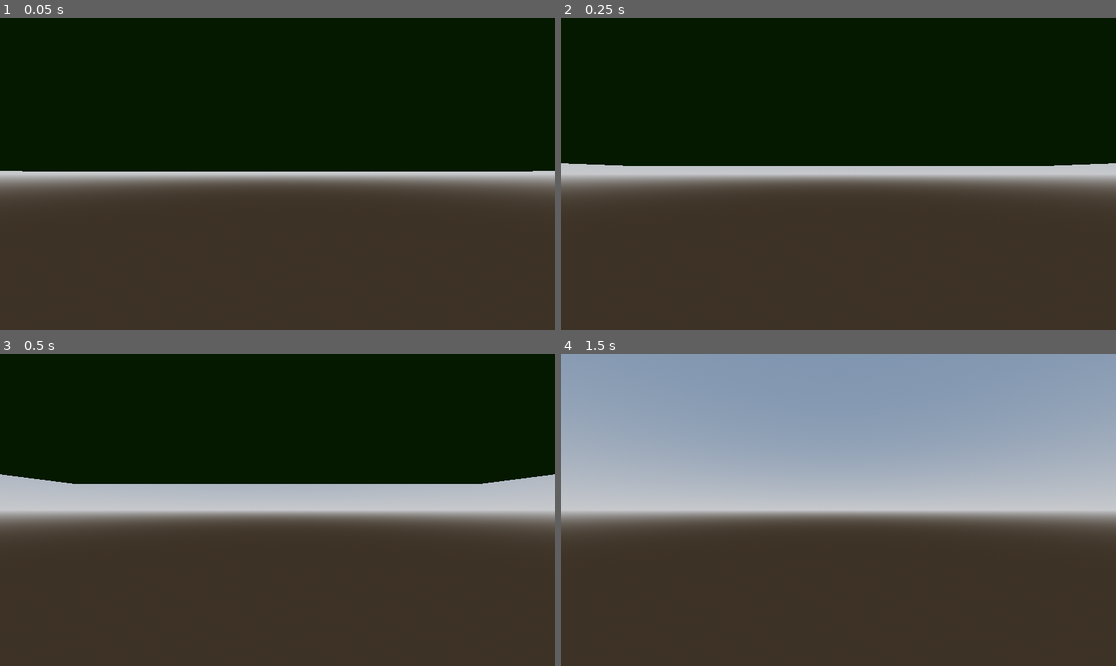
Above: before the commit, frames 1-4 (two rows, left to right).
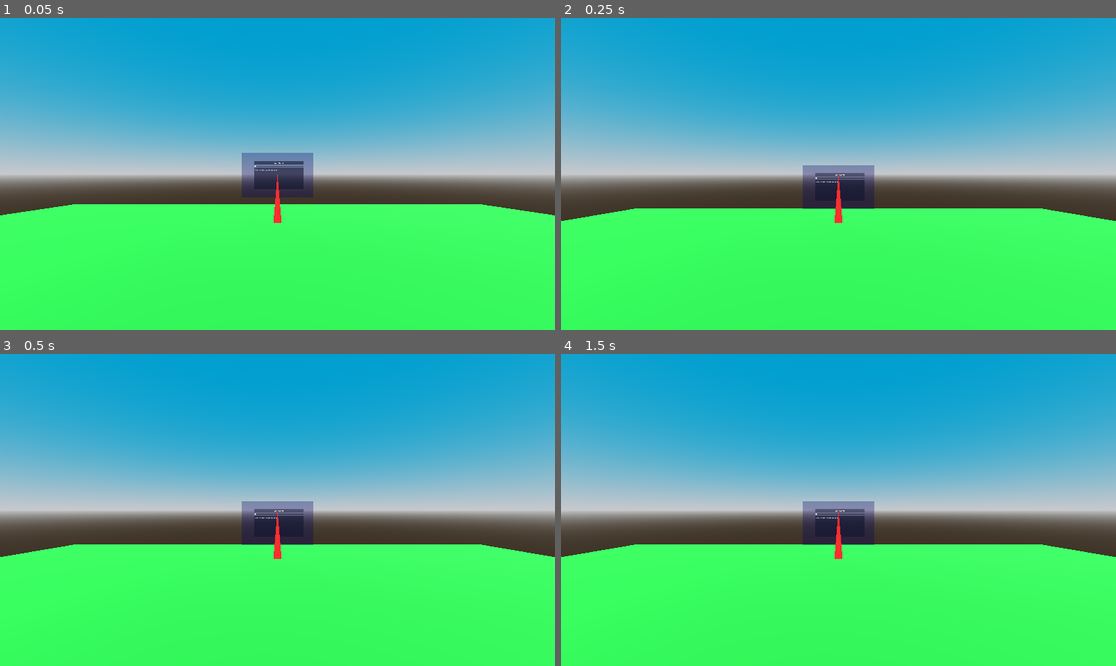
Above: after the commit, the same moments.

Repository: Liffim/Godot-VR-Tower-Archer-Defend
Game: Godot game, scene res://main.tscn
Two runs of this game, one before a commit and one after it. Both use one fixed random seed, a clock stepped at 60 frames per second and the inputs below.
Inputs (mouse positions are in pixels of both pictures, inside the frame that each line leads up to):
- Up to frame 1 (0.05 s): no input
- Up to frame 2 (0.25 s): no input
- Up to frame 3 (0.5 s): no input
- Up to frame 4 (1.5 s): tap Enter at 0.5 s; move the mouse to (960, 494) at 0.52 s; click (960, 494) at 0.67 s; drag from (727, 525) to (810, 572) at 1.27 s

The runs differ from the first frame. In frame 1, 90% of the frame differs, in the area x 0-100%, y 0-100%; in frame 2, 87%; in frame 3, 85%; in frame 4, 85%.

Commit message:
practice map thingy + main menu

Diff:
--- a/up_tower_defense/MainMenu.tscn
+++ b/up_tower_defense/MainMenu.tscn
@@ -8,21 +8,28 @@
 [ext_resource type="PackedScene" uid="uid://blchhtcti1jek" path="res://Objects/Campfire.tscn" id="6_0icqi"]
 [ext_resource type="PackedScene" uid="uid://buvwpip4pcfdx" path="res://Objects/Target.tscn" id="7_4ldvj"]
 [ext_resource type="PackedScene" uid="uid://c0g5566vhyejp" path="res://Objects/target_tp.tscn" id="8_0qtk0"]
+[ext_resource type="PackedScene" uid="uid://ud78ce4v4axw" path="res://tooltip.tscn" id="9_ll0nv"]
 
-[sub_resource type="ProceduralSkyMaterial" id="ProceduralSkyMaterial_vco31"]
-sky_horizon_color = Color(0.64625, 0.65575, 0.67075, 1)
-ground_horizon_color = Color(0.64625, 0.65575, 0.67075, 1)
+[sub_resource type="ProceduralSkyMaterial" id="ProceduralSkyMaterial_nnb03"]
+sky_top_color = Color(7.83163e-05, 0.00011725, 0.000187191, 1)
+sky_horizon_color = Color(0, 0, 0, 1)
+sky_curve = 1.81886
+sky_cover_modulate = Color(0, 0, 0, 1)
+ground_bottom_color = Color(0, 0, 0, 1)
+ground_horizon_color = Color(0, 0, 0, 1)
+ground_curve = 0.422243
 
-[sub_resource type="Sky" id="Sky_ivwns"]
-sky_material = SubResource("ProceduralSkyMaterial_vco31")
+[sub_resource type="Sky" id="Sky_18tdg"]
+sky_material = SubResource("ProceduralSkyMaterial_nnb03")
 
 [sub_resource type="Environment" id="Environment_be404"]
-background_mode = 2
-sky = SubResource("Sky_ivwns")
+background_mode = 1
+sky = SubResource("Sky_18tdg")
 tonemap_mode = 2
+fog_light_color = Color(0, 0, 0, 1)
 
 [sub_resource type="BoxShape3D" id="BoxShape3D_p0igd"]
-size = Vector3(5, 0.1, 5)
+size = Vector3(20, 0.1, 20)
 
 [sub_resource type="StandardMaterial3D" id="StandardMaterial3D_5obug"]
 albedo_color = Color(0.129412, 0.47451, 0.117647, 1)
@@ -30,6 +37,9 @@
 [sub_resource type="BoxMesh" id="BoxMesh_vj4n6"]
 material = SubResource("StandardMaterial3D_5obug")
 size = Vector3(20, 0.1, 20)
+
+[sub_resource type="BoxShape3D" id="BoxShape3D_tu4ry"]
+size = Vector3(0.1, 5, 7)
 
 [node name="MainMenu" type="Node3D"]
 script = ExtResource("1_rwmnq")
@@ -39,21 +49,39 @@
 
 [node name="DirectionalLight3D" type="DirectionalLight3D" parent="."]
 transform = Transform3D(-0.866023, -0.433016, 0.250001, 0, 0.499998, 0.866027, -0.500003, 0.749999, -0.43301, 0, 0, 0)
-light_energy = 0.192
+light_color = Color(0, 0, 0, 1)
 
 [node name="StaticBody3D" type="StaticBody3D" parent="."]
 transform = Transform3D(1, 0, 0, 0, 1, 0, 0, 0, 1, 0, -0.05, 0)
 
 [node name="CollisionShape3D" type="CollisionShape3D" parent="StaticBody3D"]
+transform = Transform3D(1.00411, 0, 0, 0, 1.00411, 0, 0, 0, 1.00411, 0, 0, 0)
 shape = SubResource("BoxShape3D_p0igd")
 
 [node name="MeshInstance3D" type="MeshInstance3D" parent="StaticBody3D/CollisionShape3D"]
 mesh = SubResource("BoxMesh_vj4n6")
 
+[node name="CollisionShape3D2" type="CollisionShape3D" parent="StaticBody3D"]
+transform = Transform3D(1, 0, 0, 0, 1, 0, 0, 0, 1, -3.5, 0, 0)
+shape = SubResource("BoxShape3D_tu4ry")
+
+[node name="CollisionShape3D3" type="CollisionShape3D" parent="StaticBody3D"]
+transform = Transform3D(-4.37114e-08, 0, 1, 0, 1, 0, -1, 0, -4.37114e-08, 0, 0, 3.5)
+shape = SubResource("BoxShape3D_tu4ry")
+
+[node name="CollisionShape3D4" type="CollisionShape3D" parent="StaticBody3D"]
+transform = Transform3D(1, 0, 0, 0, 1, 0, 0, 0, 1, 3.5, 0, 0)
+shape = SubResource("BoxShape3D_tu4ry")
+
+[node name="CollisionShape3D5" type="CollisionShape3D" parent="StaticBody3D"]
+transform = Transform3D(-4.37114e-08, 0, 1, 0, 1, 0, -1, 0, -4.37114e-08, 0, 0, -3.5)
+shape = SubResource("BoxShape3D_tu4ry")
+
 [node name="XROrigin3D" parent="." instance=ExtResource("1_o8up7")]
+transform = Transform3D(1, 0, 0, 0, 1, 0, 0, 0, 1, 0, 0, 1.18573)
 
 [node name="Tent" parent="." instance=ExtResource("3_6qhgx")]
-transform = Transform3D(-0.312335, 0, -0.949972, 0, 1, 0, 0.949972, 0, -0.312335, 2.6, 0.147, -4.997)
+transform = Transform3D(-0.716497, 0, -0.69759, 0, 1, 0, 0.69759, 0, -0.716497, 3.1765, 0.147, -2.54186)
 
 [node name="Viewport2Din3D" parent="Tent" instance=ExtResource("4_olp4n")]
 transform = Transform3D(-5.96046e-08, 0, 1, 0, 1, 0, -1, 0, -5.96046e-08, 1.80446, 0.853132, 0.0921516)
@@ -61,14 +89,58 @@
 transparent = 2
 alpha_scissor_threshold = 1.0
 
+[node name="Tooltip" parent="Tent/Viewport2Din3D" instance=ExtResource("9_ll0nv")]
+transform = Transform3D(1, 0, 0, 0, 1, 0, 0, 0, 1, 0.138129, 0.879707, -0.343327)
+text = "Settings"
+
 [node name="Campfire" parent="." instance=ExtResource("6_0icqi")]
-transform = Transform3D(1, 0, 0, 0, 1, 0, 0, 0, 1, 0, 0, -3)
+
+[node name="OmniLight3D" type="OmniLight3D" parent="Campfire"]
+transform = Transform3D(1, 0, 0, 0, 1, 0, 0, 0, 1, 0.0757143, 0.636342, 0)
+light_color = Color(0.650694, 0.513598, 0.120669, 1)
+light_size = 0.182
+light_specular = 2.601
+shadow_enabled = true
+shadow_normal_bias = 3.323
+distance_fade_begin = 0.0
+distance_fade_shadow = 0.0
+distance_fade_length = 4.8
+omni_range = 3.886
+
+[node name="Viewport2Din3D" parent="Campfire" instance=ExtResource("4_olp4n")]
+transform = Transform3D(0.22534, 0, 0, 0, 0.307797, 0, 0, 0, 1, 0, 0.243373, 0)
+
+[node name="Tooltip" parent="Campfire/Viewport2Din3D" instance=ExtResource("9_ll0nv")]
+transform = Transform3D(1, 0, 0, 0, 1, 0, 0, 0, 1, 0.0807419, 0.995674, -0.0592467)
+top_level = true
+text = "Play"
 
 [node name="Target" parent="." instance=ExtResource("7_4ldvj")]
-transform = Transform3D(0.576568, 0, -1.13158, 0, 1.27, 0, 1.13158, 0, 0.576568, -1.2425, 0, -3.65451)
+transform = Transform3D(1.01704, 0, -0.76062, 0, 1.27, 0, 0.76062, 0, 1.01704, -1.79706, 0, -1.16483)
 
 [node name="Viewport2Din3D" parent="Target" instance=ExtResource("4_olp4n")]
 transform = Transform3D(0, 0, 0.575, 0, 0.475, 0, -0.215, 0, -1.49012e-08, 0.0679281, 0.508632, 0.0346111)
 scene = ExtResource("8_0qtk0")
 transparent = 2
 alpha_scissor_threshold = 1.0
+
+[node name="Tooltip" parent="Target/Viewport2Din3D" instance=ExtResource("9_ll0nv")]
+transform = Transform3D(0.598912, 0, 0.800815, 0, 1, 0, -0.800815, 0, 0.598912, -1.7543, 1.40763, -1.07796)
+top_level = true
+text = "Practice"
+
+[node name="Exit" type="Node3D" parent="."]
+transform = Transform3D(1, 0, 0, 0, 1, 0, 0, 0, 1, 0, 0, 3.61719)
+
+[node name="Viewport2Din3D" parent="Exit" instance=ExtResource("4_olp4n")]
+transform = Transform3D(1, 0, 0, 0, 1, 0, 0, 0, 1, 0, 0.665455, -0.141062)
+
+[node name="Tooltip" parent="Exit/Viewport2Din3D" instance=ExtResource("9_ll0nv")]
+transform = Transform3D(1, 0, 0, 0, 1, 0, 0, 0, 1, 0, 1.26899, 3.61719)
+top_level = true
+text = "Exit"
+
+[connection signal="pointer_event" from="Tent/Viewport2Din3D" to="Tent/Viewport2Din3D/Tooltip" method="_on_viewport_2_din_3d_pointer_event"]
+[connection signal="pointer_event" from="Campfire/Viewport2Din3D" to="Campfire/Viewport2Din3D/Tooltip" method="_on_viewport_2_din_3d_pointer_event"]
+[connection signal="pointer_event" from="Target/Viewport2Din3D" to="Target/Viewport2Din3D/Tooltip" method="_on_viewport_2_din_3d_pointer_event"]
+[connection signal="pointer_event" from="Exit/Viewport2Din3D" to="Exit/Viewport2Din3D/Tooltip" method="_on_viewport_2_din_3d_pointer_event"]
--- a/up_tower_defense/Objects/Campfire.tscn
+++ b/up_tower_defense/Objects/Campfire.tscn
@@ -70,7 +70,7 @@
 shape = SubResource("BoxShape3D_lh2wf")
 
 [node name="GPUParticles3D" type="GPUParticles3D" parent="campfire"]
-transform = Transform3D(0.5, 0, 0, 0, 1, 0, 0, 0, 0.5, 0, 0.515148, 0)
+transform = Transform3D(0.75, 0, 0, 0, 1, 0, 0, 0, 0.75, 0, 0.269825, 0)
 amount = 100
 lifetime = 2.0
 speed_scale = 0.5
--- a/up_tower_defense/XR Origin/xr_origin.tscn
+++ b/up_tower_defense/XR Origin/xr_origin.tscn
@@ -41,7 +41,7 @@
 laser_length = 1
 
 [node name="MovementTurn" parent="Left Hand" instance=ExtResource("4_4vubp")]
-turn_mode = 1
+turn_mode = 2
 
 [node name="Right Hand" type="XRController3D" parent="."]
 tracker = &"right_hand"
--- a/up_tower_defense/XR Origin/xr_origin_mainMenu.tscn
+++ b/up_tower_defense/XR Origin/xr_origin_mainMenu.tscn
@@ -1,8 +1,9 @@
-[gd_scene load_steps=9 format=3 uid="uid://cugsw6v6khpuk"]
+[gd_scene load_steps=10 format=3 uid="uid://cugsw6v6khpuk"]
 
 [ext_resource type="PackedScene" uid="uid://bq86r4yll8po" path="res://addons/godot-xr-tools/hands/scenes/lowpoly/left_fullglove_low.tscn" id="1_4x34l"]
 [ext_resource type="Script" path="res://XR Origin/ray_cast_3d_menu.gd" id="4_2cl77"]
 [ext_resource type="PackedScene" uid="uid://cqhw276realc" path="res://addons/godot-xr-tools/functions/function_pointer.tscn" id="5_cfrsq"]
+[ext_resource type="PackedScene" uid="uid://bl2nuu3qhlb5k" path="res://addons/godot-xr-tools/functions/movement_direct.tscn" id="6_kio7l"]
 [ext_resource type="PackedScene" uid="uid://xqimcf20s2jp" path="res://addons/godot-xr-tools/hands/scenes/lowpoly/right_fullglove_low.tscn" id="6_xn6t6"]
 [ext_resource type="PackedScene" uid="uid://b6bk2pj8vbj28" path="res://addons/godot-xr-tools/functions/movement_turn.tscn" id="7_kl0mr"]
 [ext_resource type="PackedScene" uid="uid://diyu06cw06syv" path="res://addons/godot-xr-tools/player/player_body.tscn" id="9_hbnt3"]
@@ -34,7 +35,7 @@
 laser_length = 1
 
 [node name="MovementTurn" parent="Left Hand" instance=ExtResource("7_kl0mr")]
-turn_mode = 1
+turn_mode = 2
 
 [node name="RayCast3D" type="RayCast3D" parent="Left Hand"]
 transform = Transform3D(1, 0, 0, 0, -4.37114e-08, -1, 0, 1, -4.37114e-08, 0, 0.00103033, 0)
@@ -61,5 +62,8 @@
 collide_with_areas = true
 script = ExtResource("4_2cl77")
 
+[node name="MovementDirect" parent="Right Hand" instance=ExtResource("6_kio7l")]
+strafe = true
+
 [node name="PlayerBody" parent="." instance=ExtResource("9_hbnt3")]
 physics = SubResource("Resource_bcdvg")
--- /dev/null
+++ b/up_tower_defense/fence.tscn
@@ -0,0 +1,40 @@
+[gd_scene load_steps=6 format=3 uid="uid://iu2tlgiigbrk"]
+
+[sub_resource type="BoxShape3D" id="BoxShape3D_1g4lv"]
+size = Vector3(0.1, 0.75, 1)
+
+[sub_resource type="StandardMaterial3D" id="StandardMaterial3D_f288o"]
+albedo_color = Color(0.190022, 0.113151, 0.0550985, 1)
+
+[sub_resource type="BoxMesh" id="BoxMesh_6fwas"]
+material = SubResource("StandardMaterial3D_f288o")
+size = Vector3(0.1, 0.75, 1)
+
+[sub_resource type="StandardMaterial3D" id="StandardMaterial3D_hvrov"]
+albedo_color = Color(0.188235, 0.113725, 0.054902, 1)
+
+[sub_resource type="BoxMesh" id="BoxMesh_f4mc3"]
+material = SubResource("StandardMaterial3D_hvrov")
+size = Vector3(0.1, 1, 1)
+
+[node name="Fence" type="StaticBody3D"]
+
+[node name="CollisionShape3D" type="CollisionShape3D" parent="."]
+transform = Transform3D(1, 0, 0, 0, 1, 0, 0, 0, 1, 0, 0.375, 0)
+shape = SubResource("BoxShape3D_1g4lv")
+
+[node name="MeshInstance3D" type="MeshInstance3D" parent="."]
+transform = Transform3D(1, 0, 0, 0, 1, 0, 0, 0, 0.0692716, 0, 0.375, 0.45)
+mesh = SubResource("BoxMesh_6fwas")
+
+[node name="MeshInstance3D2" type="MeshInstance3D" parent="."]
+transform = Transform3D(1, 0, 0, 0, 1, 0, 0, 0, 0.0692716, 0, 0.375, -0.45)
+mesh = SubResource("BoxMesh_6fwas")
+
+[node name="MeshInstance3D3" type="MeshInstance3D" parent="."]
+transform = Transform3D(1, 0, 0, 0, -4.37114e-08, 0.0692716, 0, -1, -3.02796e-09, 0, 0.45, 0)
+mesh = SubResource("BoxMesh_f4mc3")
+
+[node name="MeshInstance3D4" type="MeshInstance3D" parent="."]
+transform = Transform3D(1, 0, 0, 0, -4.37114e-08, 0.0692716, 0, -1, -3.02796e-09, 0, 0.65, 0)
+mesh = SubResource("BoxMesh_f4mc3")
--- a/up_tower_defense/main.tscn
+++ b/up_tower_defense/main.tscn
@@ -11,8 +11,7 @@
 [ext_resource type="PackedScene" uid="uid://f7btj46o4pfm" path="res://tower temp.tscn" id="9_7c2iw"]
 
 [sub_resource type="ProceduralSkyMaterial" id="ProceduralSkyMaterial_an3j0"]
-sky_horizon_color = Color(0.64625, 0.65575, 0.67075, 1)
-ground_horizon_color = Color(0.64625, 0.65575, 0.67075, 1)
+sky_top_color = Color(1.92523e-06, 0.482964, 0.68983, 1)
 
 [sub_resource type="Sky" id="Sky_5610b"]
 sky_material = SubResource("ProceduralSkyMaterial_an3j0")
@@ -23,7 +22,7 @@
 tonemap_mode = 2
 
 [sub_resource type="BoxShape3D" id="BoxShape3D_2twee"]
-size = Vector3(5, 0.1, 5)
+size = Vector3(20, 0.1, 20)
 
 [sub_resource type="StandardMaterial3D" id="StandardMaterial3D_7xlr6"]
 albedo_color = Color(0.129412, 0.47451, 0.117647, 1)
@@ -54,6 +53,7 @@
 
 [node name="DirectionalLight3D" type="DirectionalLight3D" parent="."]
 transform = Transform3D(-0.866023, -0.433016, 0.250001, 0, 0.499998, 0.866027, -0.500003, 0.749999, -0.43301, 0, 0, 0)
+shadow_enabled = true
 
 [node name="StaticBody3D" type="StaticBody3D" parent="."]
 transform = Transform3D(1, 0, 0, 0, 1, 0, 0, 0, 1, 0, -0.05, 0)
@@ -65,7 +65,7 @@
 mesh = SubResource("BoxMesh_qsnyl")
 
 [node name="XROrigin3D" parent="." instance=ExtResource("2_mo7en")]
-transform = Transform3D(1, 0, 0, 0, 1, 0, 0, 0, 1, 0, -0.05, 0)
+transform = Transform3D(1, 0, 0, 0, 1, 0, 0, 0, 1, 0, 1.03802, 0)
 
 [node name="Table" type="MeshInstance3D" parent="."]
 transform = Transform3D(1, 0, 0, 0, 1, 0, 0, 0, 1, -1, 0.4, 0)
--- /dev/null
+++ b/up_tower_defense/practice.gd
@@ -0,0 +1,14 @@
+extends Node3D
+
+var xr_interface: XRInterface
+
+func _ready():
+	xr_interface = XRServer.find_interface("OpenXR")
+
+	if xr_interface and xr_interface.is_initialized():
+		print("OpenXR initialised successfully")
+
+		DisplayServer.window_set_vsync_mode(DisplayServer.VSYNC_DISABLED)
+		get_viewport().use_xr = true
+	else:
+		print("OpenXr failed")
--- /dev/null
+++ b/up_tower_defense/practice.tscn
@@ -0,0 +1,98 @@
+[gd_scene load_steps=17 format=3 uid="uid://krnnqhlrsakq"]
+
+[ext_resource type="Script" path="res://practice.gd" id="1_m2io1"]
+[ext_resource type="PackedScene" uid="uid://hysp3fvhnhup" path="res://XR Origin/xr_origin.tscn" id="3_rjpk7"]
+[ext_resource type="PackedScene" uid="uid://iu2tlgiigbrk" path="res://fence.tscn" id="4_wcdos"]
+[ext_resource type="PackedScene" uid="uid://c4ot6sdn0uwhf" path="res://Blend.Files/Target_last.glb" id="5_kr55u"]
+[ext_resource type="PackedScene" uid="uid://clujaf3u776a3" path="res://addons/godot-xr-tools/objects/viewport_2d_in_3d.tscn" id="6_wggec"]
+[ext_resource type="PackedScene" uid="uid://c3ef22bh8ilv8" path="res://target_moving.tscn" id="7_86by0"]
+[ext_resource type="PackedScene" uid="uid://bs4io82xciw20" path="res://bow.tscn" id="9_wy624"]
+
+[sub_resource type="ProceduralSkyMaterial" id="ProceduralSkyMaterial_an3j0"]
+sky_top_color = Color(1.92523e-06, 0.482964, 0.68983, 1)
+
+[sub_resource type="Sky" id="Sky_5610b"]
+sky_material = SubResource("ProceduralSkyMaterial_an3j0")
+
+[sub_resource type="Environment" id="Environment_arvrn"]
+background_mode = 2
+sky = SubResource("Sky_5610b")
+tonemap_mode = 2
+
+[sub_resource type="BoxShape3D" id="BoxShape3D_2twee"]
+size = Vector3(20, 0.1, 20)
+
+[sub_resource type="StandardMaterial3D" id="StandardMaterial3D_7xlr6"]
+albedo_color = Color(0.129412, 0.47451, 0.117647, 1)
+
+[sub_resource type="BoxMesh" id="BoxMesh_qsnyl"]
+material = SubResource("StandardMaterial3D_7xlr6")
+size = Vector3(20, 0.1, 20)
+
+[sub_resource type="BoxShape3D" id="BoxShape3D_27gon"]
+size = Vector3(0.242279, 0.724052, 0.520386)
+
+[sub_resource type="CylinderShape3D" id="CylinderShape3D_fv12f"]
+height = 0.040288
+radius = 0.248406
+
+[sub_resource type="StandardMaterial3D" id="StandardMaterial3D_likeb"]
+transparency = 1
+
+[node name="Practice" type="Node3D"]
+script = ExtResource("1_m2io1")
+
+[node name="WorldEnvironment" type="WorldEnvironment" parent="."]
+environment = SubResource("Environment_arvrn")
+
+[node name="DirectionalLight3D" type="DirectionalLight3D" parent="."]
+transform = Transform3D(-0.866024, -0.433016, 0.250001, 0, 0.499998, 0.866026, -0.500003, 0.749999, -0.43301, 0, -2.23045, 0)
+shadow_enabled = true
+
+[node name="StaticBody3D" type="StaticBody3D" parent="."]
+transform = Transform3D(-4.37114e-08, 0, 1, 0, 1, 0, -1, 0, -4.37114e-08, -9.21772, -0.05, 8.50552)
+
+[node name="CollisionShape3D" type="CollisionShape3D" parent="StaticBody3D"]
+shape = SubResource("BoxShape3D_2twee")
+
+[node name="MeshInstance3D" type="MeshInstance3D" parent="StaticBody3D/CollisionShape3D"]
+transform = Transform3D(1, 0, 0, 0, 1, 0, 0, 0, 3.49614, 0, 0, -23)
+mesh = SubResource("BoxMesh_qsnyl")
+
+[node name="XROrigin3D" parent="." instance=ExtResource("3_rjpk7")]
+transform = Transform3D(1, 0, 0, 0, 1, 0, 0, 0, 1, 0, 0, 8.83572)
+
+[node name="PickableObject2" parent="." instance=ExtResource("9_wy624")]
+transform = Transform3D(-4.37114e-08, 0, 1, 0, 1, 0, -1, 0, -4.37114e-08, -0.184899, 1.36276, 9.07628)
+
+[node name="Fence" parent="." instance=ExtResource("4_wcdos")]
+transform = Transform3D(1.2, 0, 3.55271e-15, 0, 1.2, 0, -3.55271e-15, 0, 1.2, -1.21772, 0, 9.50552)
+
+[node name="Fence2" parent="." instance=ExtResource("4_wcdos")]
+transform = Transform3D(1.2, 0, 3.55271e-15, 0, 1.2, 0, -3.55271e-15, 0, 1.2, -1.21772, 0, 8.50552)
+
+[node name="Fence3" parent="." instance=ExtResource("4_wcdos")]
+transform = Transform3D(1.2, 0, 3.55271e-15, 0, 1.2, 0, -3.55271e-15, 0, 1.2, -1.21772, 0, 7.50552)
+
+[node name="Target" type="Node3D" parent="."]
+transform = Transform3D(1.5, 0, 0, 0, 1.5, 0, 0, 0, 1.5, -4.21772, 0, 8.50552)
+
+[node name="Target_last" parent="Target" instance=ExtResource("5_kr55u")]
+
+[node name="StaticBody3D" type="StaticBody3D" parent="Target/Target_last"]
+
+[node name="CollisionShape3D" type="CollisionShape3D" parent="Target/Target_last/StaticBody3D"]
+transform = Transform3D(1, 0, 0, 0, 1, 0, 0, 0, 1, -0.139145, 0.378735, -0.00543213)
+shape = SubResource("BoxShape3D_27gon")
+
+[node name="CollisionShape3D2" type="CollisionShape3D" parent="Target/Target_last/StaticBody3D"]
+transform = Transform3D(0.07564, 0.997135, 0, -0.997135, 0.07564, 0, 0, 0, 1, 0.0143554, 0.750686, 0)
+shape = SubResource("CylinderShape3D_fv12f")
+
+[node name="Viewport2Din3D" parent="." node_paths=PackedStringArray("target") instance=ExtResource("6_wggec")]
+transform = Transform3D(0.315473, 0, 0.387913, 0, 0.5, 0, -0.387913, 0, 0.315473, -1.33364, 1.35182, 7.49928)
+scene = ExtResource("7_86by0")
+viewport_size = Vector2(1150, 650)
+material = SubResource("StandardMaterial3D_likeb")
+scene_properties_keys = PackedStringArray("target_moving.gd", "target")
+target = NodePath("../Target")
--- /dev/null
+++ b/up_tower_defense/practice_target.gd
@@ -0,0 +1,11 @@
+extends Node3D
+
+
+# Called when the node enters the scene tree for the first time.
+func _ready() -> void:
+	pass # Replace with function body.
+
+
+# Called every frame. 'delta' is the elapsed time since the previous frame.
+func _process(delta: float) -> void:
+	pass
--- /dev/null
+++ b/up_tower_defense/target_moving.gd
@@ -0,0 +1,24 @@
+extends Control
+
+@export var target : Node3D
+@onready var meter_text : Label = $Label/Label
+var distance : int = 2
+
+func _ready() -> void:
+	update_text()
+
+func _on_plus_pressed() -> void:
+	distance += 1
+	update_position(-1)
+	update_text()
+
+func update_text() -> void:
+	meter_text.text = str(distance) + " m"
+
+func update_position(x) -> void:
+	target.position.x += x
+
+func _on_minus_pressed() -> void:
+	distance -= 1
+	update_position(1)
+	update_text()
--- /dev/null
+++ b/up_tower_defense/target_moving.tscn
@@ -0,0 +1,59 @@
+[gd_scene load_steps=3 format=3 uid="uid://c3ef22bh8ilv8"]
+
+[ext_resource type="Script" path="res://target_moving.gd" id="1_cx0y6"]
+
+[sub_resource type="LabelSettings" id="LabelSettings_uvfxl"]
+font_size = 72
+
+[node name="Target Moving" type="Control"]
+layout_mode = 3
+anchors_preset = 15
+anchor_right = 1.0
+anchor_bottom = 1.0
+offset_right = -2.0
+offset_bottom = 2.0
+grow_horizontal = 2
+grow_vertical = 2
+script = ExtResource("1_cx0y6")
+
+[node name="Button" type="Button" parent="."]
+layout_mode = 0
+offset_left = 800.0
+offset_top = 300.0
+offset_right = 939.0
+offset_bottom = 439.0
+theme_override_font_sizes/font_size = 80
+text = "+"
+
+[node name="Button2" type="Button" parent="."]
+layout_mode = 0
+offset_left = 200.0
+offset_top = 300.0
+offset_right = 339.0
+offset_bottom = 439.0
+theme_override_font_sizes/font_size = 80
+text = "–"
+
+[node name="Label" type="Label" parent="."]
+layout_mode = 0
+offset_left = 200.0
+offset_top = 83.0
+offset_right = 938.0
+offset_bottom = 224.0
+text = "Target distance"
+label_settings = SubResource("LabelSettings_uvfxl")
+horizontal_alignment = 1
+vertical_alignment = 1
+
+[node name="Label" type="Label" parent="Label"]
+offset_left = 4.0
+offset_top = 216.0
+offset_right = 742.0
+offset_bottom = 357.0
+text = "2 m"
+label_settings = SubResource("LabelSettings_uvfxl")
+horizontal_alignment = 1
+vertical_alignment = 1
+
+[connection signal="pressed" from="Button" to="." method="_on_plus_pressed"]
+[connection signal="pressed" from="Button2" to="." method="_on_minus_pressed"]
--- /dev/null
+++ b/up_tower_defense/tooltip.gd
@@ -0,0 +1,22 @@
+extends Node3D
+
+@export var text : String = "Lorem Ipsum"
+@onready var label : Label3D = $Text
+
+func _ready() -> void:
+	$Text.text = ""
+
+func make_visible() -> void:
+	label.text = text
+
+func make_invisible() -> void:
+	label.text = ""
+
+
+func _on_viewport_2_din_3d_pointer_event(event: Variant) -> void:
+	var typedEvent = event as XRToolsPointerEvent
+	if typedEvent.event_type == XRToolsPointerEvent.Type.ENTERED:
+		make_visible()
+	if typedEvent.event_type == XRToolsPointerEvent.Type.EXITED:
+		make_invisible()
+	look_at($"../../../XROrigin3D".position)
--- /dev/null
+++ b/up_tower_defense/tooltip.tscn
@@ -0,0 +1,10 @@
+[gd_scene load_steps=2 format=3 uid="uid://ud78ce4v4axw"]
+
+[ext_resource type="Script" path="res://tooltip.gd" id="1_dkwmh"]
+
+[node name="Tooltip" type="Node3D"]
+script = ExtResource("1_dkwmh")
+
+[node name="Text" type="Label3D" parent="."]
+transform = Transform3D(-1, 0, -8.74228e-08, 0, 1, 0, 8.74228e-08, 0, -1, 0, 0, 0)
+text = "Lorem ipsum"
--- /dev/null
+++ b/up_tower_defense/torch.tscn
@@ -0,0 +1,80 @@
+[gd_scene load_steps=13 format=3 uid="uid://dgu4illt0owet"]
+
+[ext_resource type="Texture2D" uid="uid://j6mk3kp7q50i" path="res://particles/particle_sprite_smoke.webp" id="1_mgrvp"]
+
+[sub_resource type="StandardMaterial3D" id="StandardMaterial3D_rkt6w"]
+albedo_color = Color(0.188235, 0.113725, 0.054902, 1)
+
+[sub_resource type="CapsuleMesh" id="CapsuleMesh_1m3e7"]
+material = SubResource("StandardMaterial3D_rkt6w")
+radius = 0.05
+height = 1.0
+
+[sub_resource type="Curve" id="Curve_o8bra"]
+_data = [Vector2(0, 0), 0.0, 0.0, 0, 0, Vector2(0.108696, 1), 0.0, 0.0, 0, 0, Vector2(0.347826, 1), 0.0, 0.0, 0, 0, Vector2(0.355072, 1), 0.0, 0.0, 0, 0, Vector2(1, 0), 0.0, 0.0, 0, 0]
+point_count = 5
+
+[sub_resource type="CurveTexture" id="CurveTexture_00645"]
+curve = SubResource("Curve_o8bra")
+
+[sub_resource type="Gradient" id="Gradient_nkxsq"]
+offsets = PackedFloat32Array(0, 0.309091, 0.381818, 0.481818)
+colors = PackedColorArray(1, 0.345098, 0, 1, 1, 1, 0.309804, 1, 0, 0, 0, 1, 0, 0, 0, 0.156863)
+
+[sub_resource type="GradientTexture1D" id="GradientTexture1D_c01t2"]
+gradient = SubResource("Gradient_nkxsq")
+
+[sub_resource type="Curve" id="Curve_y3ibf"]
+_data = [Vector2(0, 1), 0.0, 0.0, 0, 0, Vector2(0.99999, 0), 0.0, 0.0, 0, 0, Vector2(1, 0), 0.0, 0.0, 0, 0]
+point_count = 3
+
+[sub_resource type="CurveTexture" id="CurveTexture_k4pdj"]
+curve = SubResource("Curve_y3ibf")
+
+[sub_resource type="ParticleProcessMaterial" id="ParticleProcessMaterial_ybm5n"]
+emission_shape_scale = Vector3(0.7, 0.7, 0.7)
+emission_shape = 6
+emission_ring_axis = Vector3(0, 1, 0)
+emission_ring_height = 0.0
+emission_ring_radius = 0.2
+emission_ring_inner_radius = 0.0
+angular_velocity_min = -30.0
+angular_velocity_max = 30.0
+gravity = Vector3(0, 1.62, 0)
+scale_min = 0.1
+scale_max = 0.4
+scale_curve = SubResource("CurveTexture_k4pdj")
+color_ramp = SubResource("GradientTexture1D_c01t2")
+alpha_curve = SubResource("CurveTexture_00645")
+anim_speed_min = 1.0
+anim_speed_max = 1.0
+
+[sub_resource type="StandardMaterial3D" id="StandardMaterial3D_vp7e1"]
+transparency = 1
+shading_mode = 0
+vertex_color_use_as_albedo = true
+albedo_texture = ExtResource("1_mgrvp")
+billboard_mode = 3
+billboard_keep_scale = true
+particles_anim_h_frames = 8
+particles_anim_v_frames = 8
+particles_anim_loop = false
+
+[sub_resource type="QuadMesh" id="QuadMesh_mu7u4"]
+material = SubResource("StandardMaterial3D_vp7e1")
+
+[node name="Torch" type="Node3D"]
+
+[node name="MeshInstance3D" type="MeshInstance3D" parent="."]
+transform = Transform3D(1.00235, 0, 0, 0, 1.00235, 0, 0, 0, 1.00235, 0, 0.5, 0)
+mesh = SubResource("CapsuleMesh_1m3e7")
+
+[node name="GPUParticles3D" type="GPUParticles3D" parent="."]
+transform = Transform3D(0.00649506, 0, 0, 0, 0.0726779, 0, 0, 0, 0.75, 0, 0.8, 0)
+amount = 100
+lifetime = 2.0
+speed_scale = 0.5
+randomness = 1.0
+visibility_aabb = AABB(-0.1, 0.5, -0.085, 0.24, 0.5, 0.2)
+process_material = SubResource("ParticleProcessMaterial_ybm5n")
+draw_pass_1 = SubResource("QuadMesh_mu7u4")
Not shown: 1 places in up_tower_defense/MainMenu.tscn that only renumber resources
Not shown: 3 places in up_tower_defense/Objects/Campfire.tscn that only renumber resources
